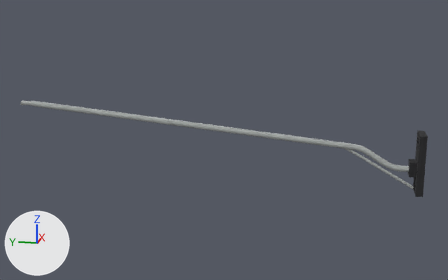
What one commit did to the OBJ model src/main/resources/assets/realgrid/models/block/pole_light_mount/arm_6_straight.obj.
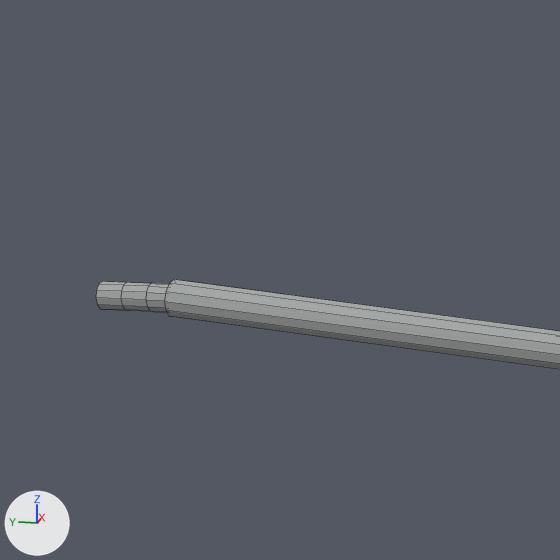
There are two pictures of each version: one whole from a camera (50 mm lens) standing at (-8.43, 0.12, 2.94) and looking at (0.52, 1.91, 0.7), one close up on the part from 1% to 20% of the width and 21% to 51% of the height. The lights are fixed; the arrows at lower left show +X, +Y and +Z. The older version's two pictures come first. The close-ups show mesh edges as thin lines. Where no turn or scale is listed for an object, it has been applied to the vertices. Vertices at exactly the same position are counted once.

Names of what the first close-up shows: 'pole_light_mount_6_straight'.
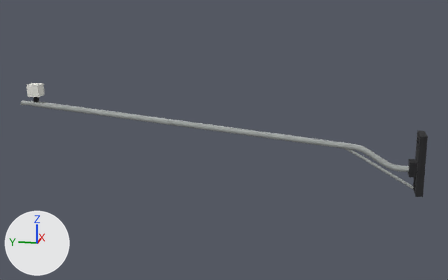
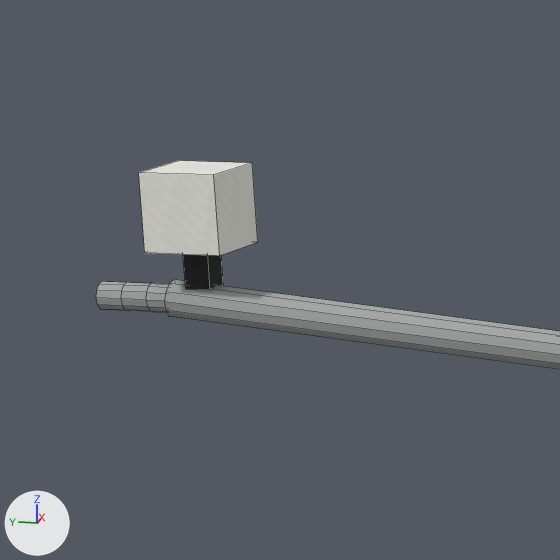
Where the change shows, as pixel boxes [x1, y1, x2, y2] in the close-ups (560 x 560 px):
'pole_light_mount_6_straight', reshaped
    before: [96, 279, 560, 369]
    after: [96, 161, 560, 369]
part 1 of me_pole_light_mount_6_straight, added
    after: [183, 254, 223, 290]
part 2 of me_pole_light_mount_6_straight, added
    after: [139, 161, 258, 256]

The change, as a diff of the scene's bpy script:
```diff
--- a/src/main/resources/assets/realgrid/models/block/pole_light_mount/arm_6_straight.obj.py
+++ b/src/main/resources/assets/realgrid/models/block/pole_light_mount/arm_6_straight.obj.py
@@ img_pole_light_mount_porcelain @@
+img_pole_light_mount_porcelain = load_image('pole_light_mount_porcelain', '../../../textures/blocks/pole_light_mount_porcelain.png', 16, 16, 'sRGB')
@@ mat_porcelain @@
+mat_porcelain = principled_material('porcelain')
+mat_porcelain.texture = img_pole_light_mount_porcelain
+mat_porcelain.roughness = 1.0
@@ me_pole_light_mount_6_straight @@
 # used by ob_pole_light_mount_6_straight; location = (0.0, 0.0, 0.0)
-me_pole_light_mount_6_straight.from_pydata(...)  # 264 vertices, 237 faces; spans x 0.31..0.69, y -1.0..5.19, z 0.06..1.2
+me_pole_light_mount_6_straight.from_pydata(...)  # 280 vertices, 249 faces; spans x 0.31..0.69, y -1.0..5.19, z 0.06..1.47
+# me_pole_light_mount_6_straight part 1: a new loose piece, a box spanning x 0.469..0.531, y 4.896..4.959, z 1.185..1.279, in mat_clamp (picture img_pole_light_mount_clamp)
+# me_pole_light_mount_6_straight part 2: a new loose piece, a box spanning x 0.41..0.59, y 4.83..5.02, z 1.28..1.47, in mat_porcelain (picture img_pole_light_mount_porcelain)
 me_pole_light_mount_6_straight.materials.append(mat_clamp)
 me_pole_light_mount_6_straight.materials.append(mat_metal)
+me_pole_light_mount_6_straight.materials.append(mat_porcelain)  # picture img_pole_light_mount_porcelain
```
